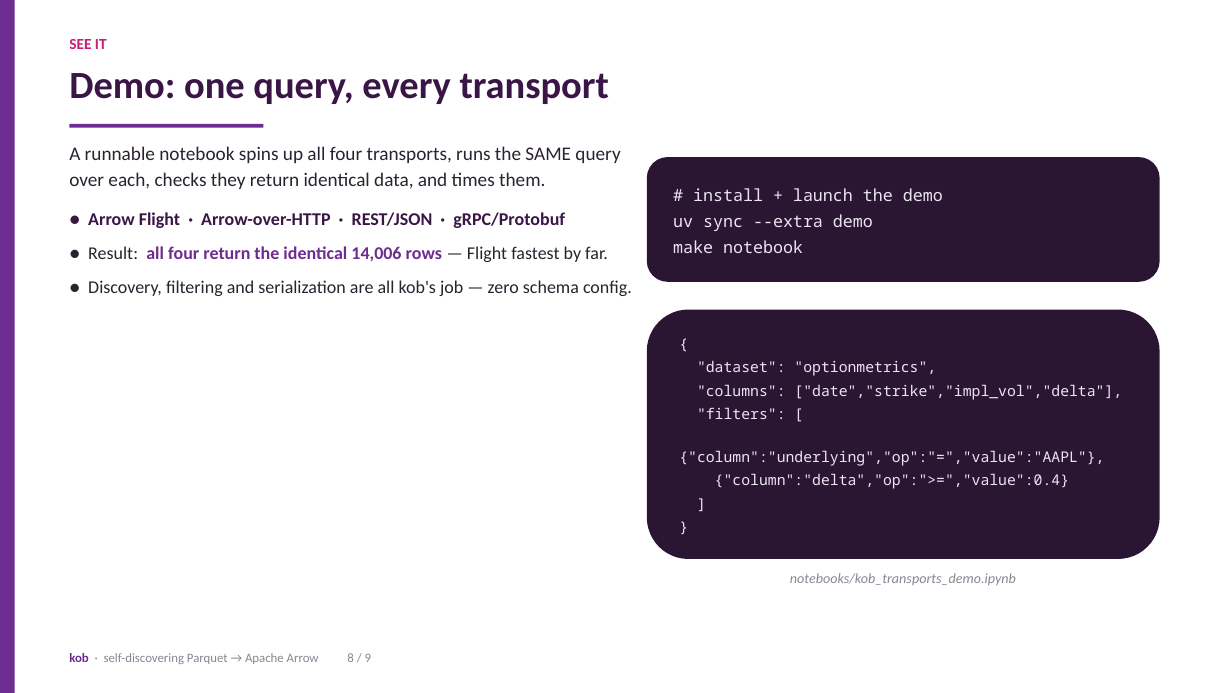
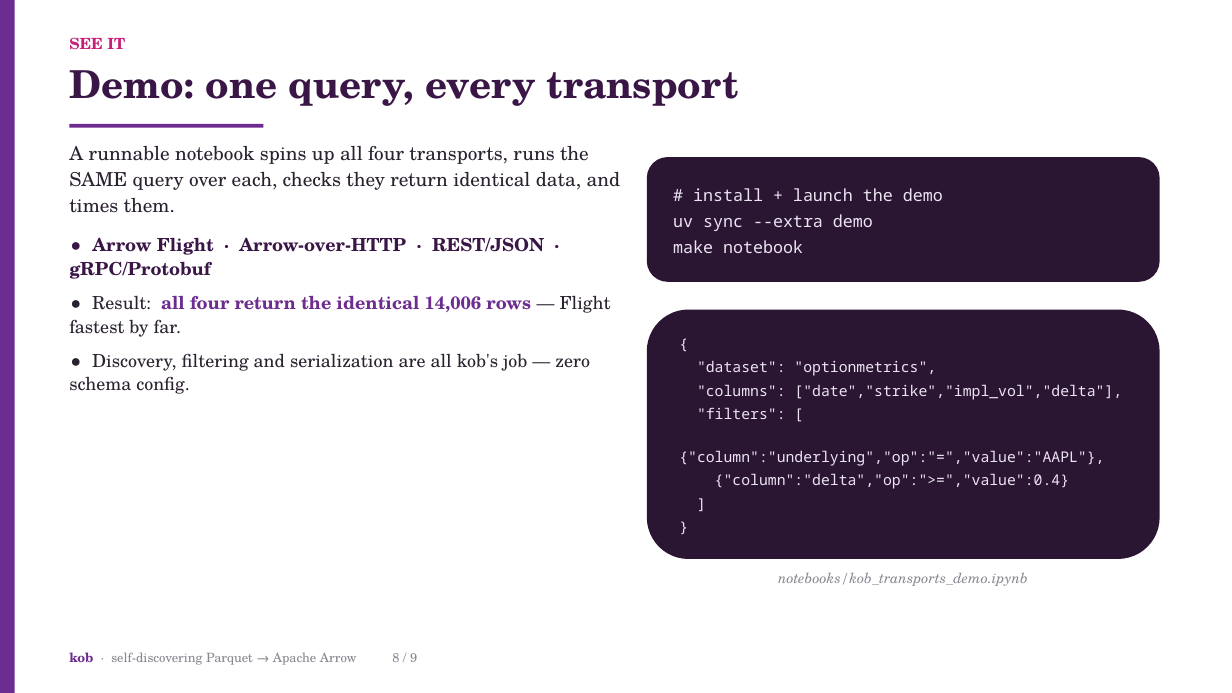
Before and after one commit to iyedexe/kob, a slide deck: slide 8 of presentation/kob.pptx. Drawn at 1232x693 pixels with LibreOffice and Linux fonts; fonts in the diff are those of the drawing. Boxes give left, top, right and bottom in pixels: in the first picture for what was removed or moved away, otherwise in the second. Text is boxed around its words. In the diff, an @@ line names an element or a change of style, - is before the commit and + after.

```diff
--- a/presentation/kob.pptx
+++ b/presentation/kob.pptx
@@ font Calibri to TeX Gyre Schola in 5 elements at bbox=[69, 37, 125, 49], bbox=[69, 70, 739, 106], bbox=[69, 652, 417, 665], bbox=[69, 146, 621, 394], bbox=[778, 572, 1028, 586] @@
```
Also in this commit, not shown: 8 other slides changed, 3 other files.
